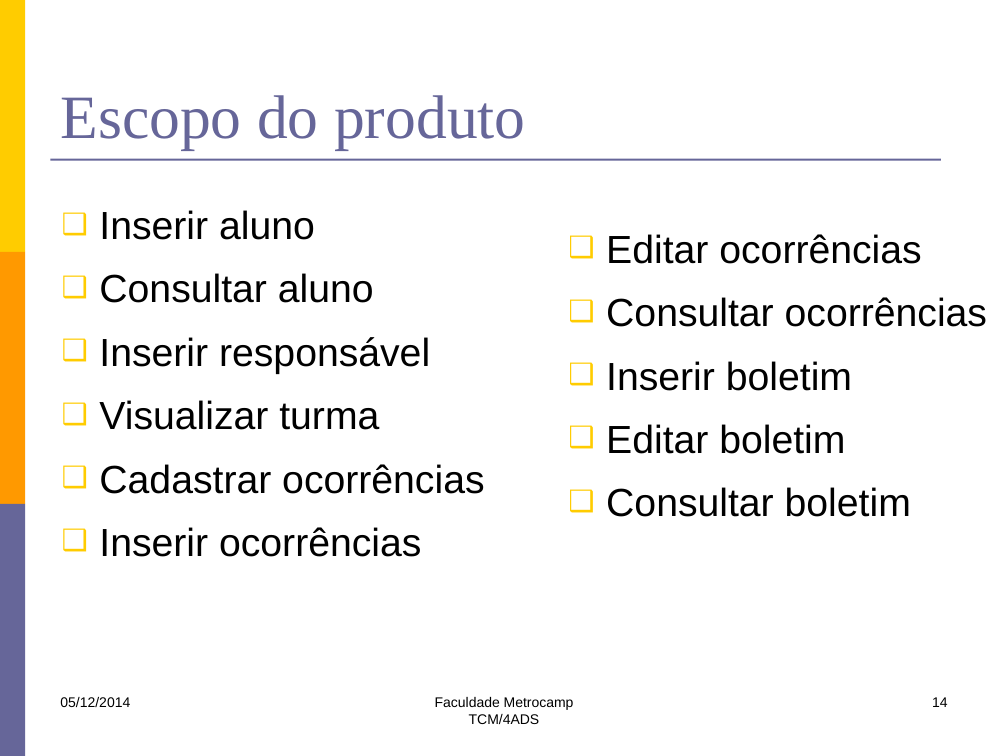
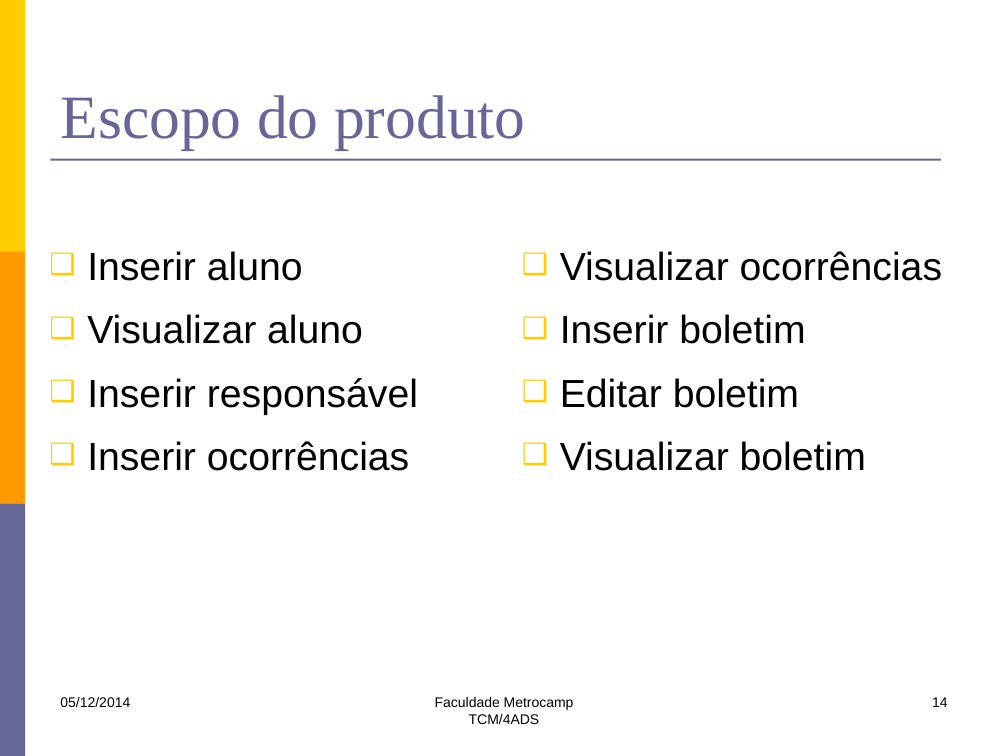
Before and after one commit to lfernandobra/pi5g1s14, a slide deck: slide 14 of documentacao/G5_Apresentacao2sem2014 final.pptx. Drawn at 1008x756 pixels with LibreOffice and Linux fonts; fonts in the diff are those of the drawing. Boxes give left, top, right and bottom in pixels: in the first picture for what was removed or moved away, otherwise in the second. Text is boxed around its words. In the diff, an @@ line names an element or a change of style, - is before the commit and + after.

```diff
--- a/documentacao/G5_Apresentacao2sem2014 final.pptx
+++ b/documentacao/G5_Apresentacao2sem2014 final.pptx
@@ text "Inserir aluno": place and size @@
-text "Inserir aluno" at <box>99,210,484,557</box>
+text "Inserir aluno" at <box>87,251,418,471</box>
@@ text "Visualizar ocorrências": place and size @@
-text "Visualizar ocorrências" at <box>606,234,987,517</box>
+text "Visualizar ocorrências" at <box>560,251,942,471</box>
@@ text at <box>560,251,942,281</box>: text changed @@
-❑ Editar ocorrências
-❑ Consultar ocorrências
+❑ Visualizar ocorrências
@@ text at <box>87,314,363,344</box>: text changed @@
-❑ Consultar aluno
+❑ Visualizar aluno
@@ text at <box>99,400,484,494</box>: paragraphs removed @@
-❑ Visualizar turma
-❑ Cadastrar ocorrências
@@ text at <box>560,441,866,471</box>: text changed @@
-❑ Consultar boletim
+❑ Visualizar boletim
```
Also in this commit, not shown: 5 other slides changed.
